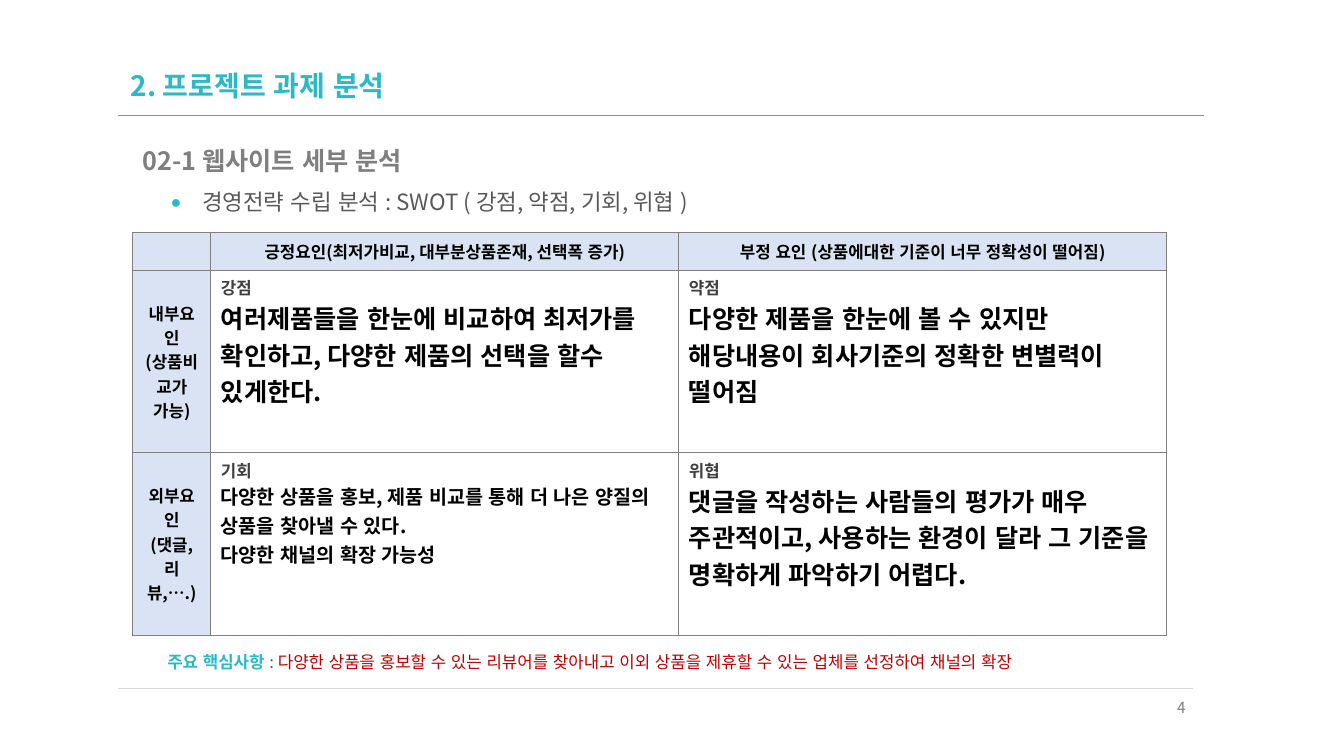
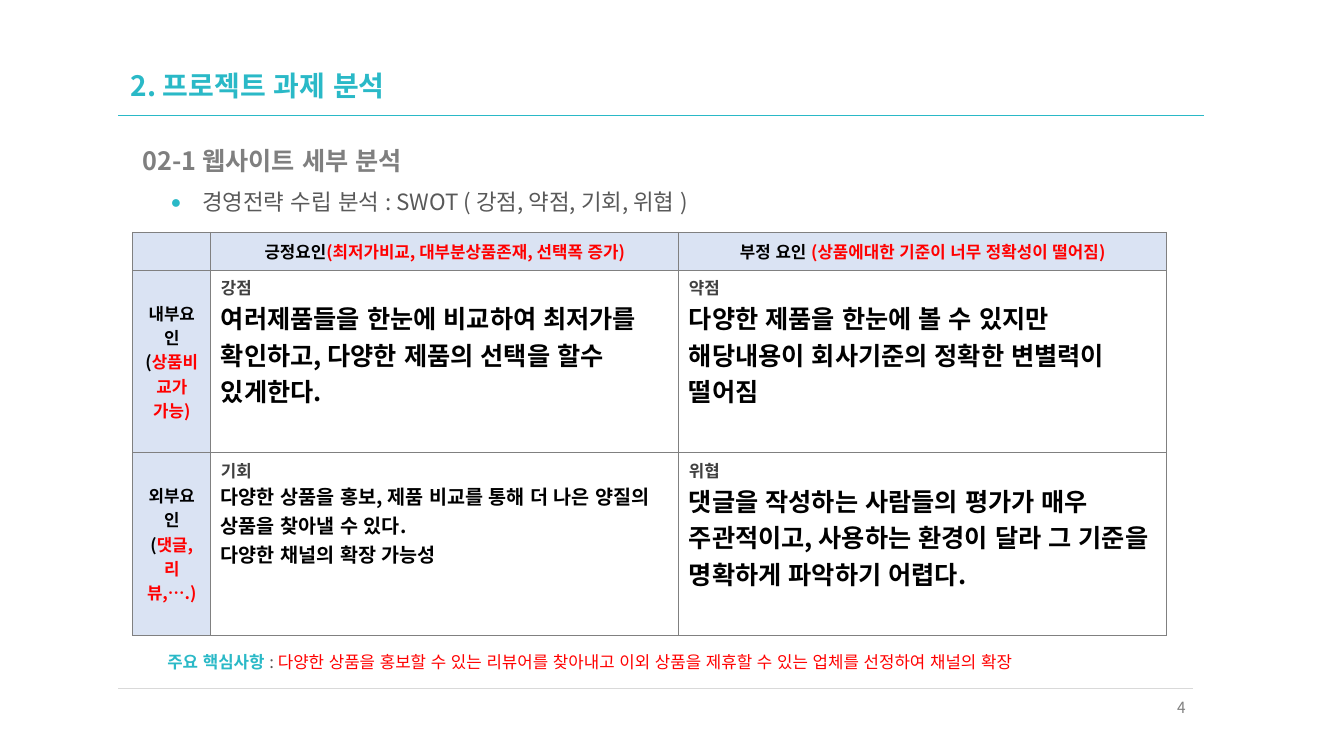
Before and after one commit to xidoWeb/smart_210901, a slide deck: slide 4 of a_asset/n_01_uiux요구분석/n_01_UIUX요구분석_샘플_다나와.pptx. Drawn at 1344x756 pixels with LibreOffice and Linux fonts; fonts in the diff are those of the drawing. Boxes give left, top, right and bottom in pixels: in the first picture for what was removed or moved away, otherwise in the second. Text is boxed around its words. In the diff, an @@ line names an element or a change of style, - is before the commit and + after.

```diff
--- a/a_asset/n_01_uiux요구분석/n_01_UIUX요구분석_샘플_다나와.pptx
+++ b/a_asset/n_01_uiux요구분석/n_01_UIUX요구분석_샘플_다나와.pptx
@@ table at [133, 233, 1167, 636] @@
@@ text colour #000000 to #FF0000 in "긍정요인(최저가비교, 대부분상품존재, 선택폭 증가)", "(상품에대한 기준이 너무 정확성이 떨어짐)", "(상품비교가 가능)", "(댓글, 리뷰,….)" @@
@@ text "주요 핵심사항 : 다양한 상품을 ..." at [167, 654, 1012, 670]: text colour #C00000 to #FF0000 in "다양한 상품을 홍보할 수 있는 리뷰어를 찾아내고 ..." @@
```
Also in this commit, not shown: 10 other slides changed.
